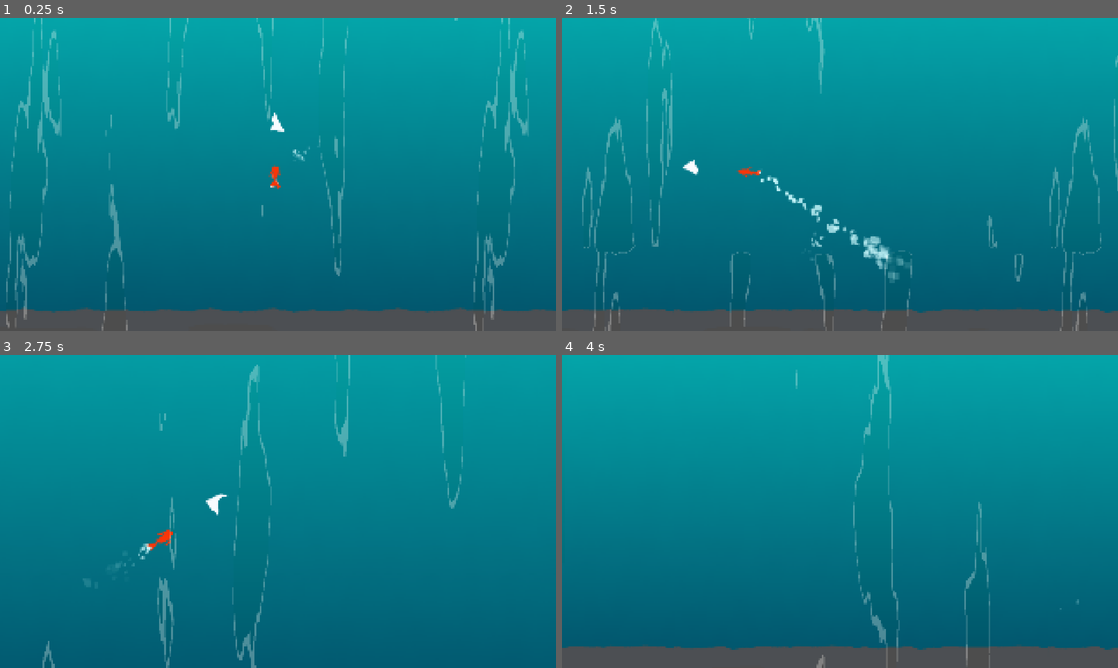
Above: before the commit, frames 1-4 (two rows, left to right).
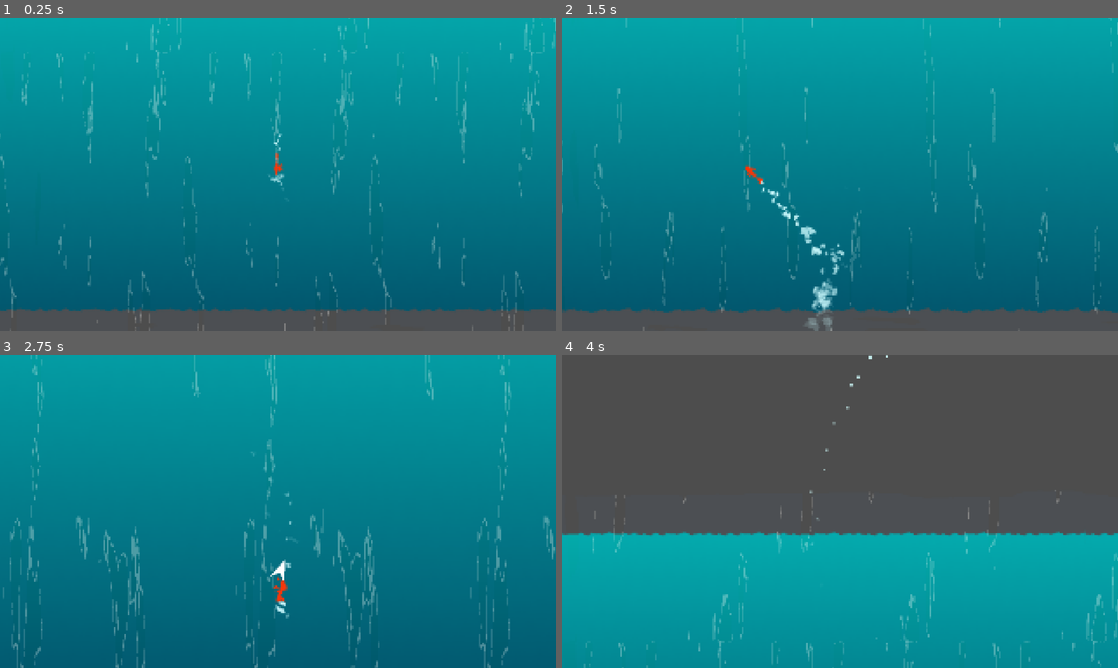
Above: after the commit, the same moments.

Repository: ojaskavathe/cascade
Game: Godot game, scene res://game.tscn
Same seed, same stepped clock (60 frames per second), same inputs: the game is played once before the commit and once after it. The engine's default icon, where the game draws it, is replaced by a stand-in: a white triangle on a blue panel in a dark square.
Inputs (mouse positions are in pixels of both pictures, inside the frame that each line leads up to):
- Up to frame 1 (0.25 s): no input
- Up to frame 2 (1.5 s): move the mouse to (962, 158) at 0.52 s; hold Space (jump) 0.53-1.28 s; hold D (right, bound only after the commit) from 0.53 s (still down); move the mouse to (728, 190) at 1.27 s; tap Space (jump) at 1.35 s
- Up to frame 3 (2.75 s): tap Space (jump) at 1.52, 1.82 s; move the mouse to (333, 442) at 2.02 s; release D (right, bound only after the commit) at 2.03 s; hold A (left, bound only after the commit) from 2.03 s (still down); hold Space (jump) from 2.03 s (still down)
- Up to frame 4 (4 s): move the mouse to (812, 574) at 2.77 s; release A (left, bound only after the commit) at 2.78 s; release Space (jump) at 2.78 s; hold D (right, bound only after the commit) from 2.78 s (still down); tap Space (jump) at 2.85, 3.02, 3.32 s; move the mouse to (1006, 558) at 3.52 s; hold Space (jump) from 3.53 s (still down)

The runs differ from the first frame. In frame 1, 7.3% of the frame differs, in the area x 0-100%, y 0-100%; in frame 2, 6.6%; in frame 3, 6.0%; in frame 4, 100%.

Commit message:
Movement & kill zone

Diff:
--- /dev/null
+++ b/assets/shader/watefall.gdshader
@@ -0,0 +1,84 @@
+/*
+Shader from Godot Shaders - the free shader library.
+godotshaders.com/shader/2d-waterfall
+
+Feel free to improve and change this shader according to your needs
+and consider sharing the modified result on godotshaders.com.
+*/
+
+shader_type canvas_item;
+
+uniform vec2 scale; // Used for sprite script. Don't edit this value in the inspector.
+uniform float zoom; // Used for sprite script. Don't edit this value in the inspector.
+
+uniform sampler2D refraction_map: repeat_enable;
+uniform sampler2D water_mask;
+uniform sampler2D screen : hint_screen_texture;
+
+uniform vec2 gap_stretch = vec2(0.8, 0.05);
+uniform vec2 refraction_stretch = vec2(2.0, 0.8);
+uniform float refraction_strength : hint_range(0.0, 0.1) = 0.02;
+
+uniform vec4 water_tint: source_color = vec4(0.2, 0.6, 1.0, 0.1);
+uniform vec4 water_highlight: source_color = vec4(1.0, 1.0, 1.0, 0.3);
+uniform float speed = 0.5;
+uniform float flow_gaps : hint_range(0.0, 1.0) = 0.33;
+uniform float highlight_width : hint_range(0.0, 0.3) = 0.02;
+
+uniform sampler2D SCREEN_TEXTURE: hint_screen_texture, filter_linear_mipmap;
+
+void fragment()
+{
+	// Get the two noise textures and make them move on the y axis. The gaps move twice as fast as the refraction, but you can tweak this by changing (speed * 0.5)
+	vec2 refraction_offset = texture(refraction_map, vec2(UV.x, UV.y + -TIME * speed * 0.5) * scale * refraction_stretch).xy;
+	vec2 gap_mask = texture(water_mask, vec2(UV.x, UV.y + -TIME * speed) * scale * gap_stretch).xy;
+
+	// Set values between -0.5 and 0.5 (instead of 0 and 1). Otherwise the reflection will move whith increased refraction_strength
+	refraction_offset -= 0.5;
+
+	// Get the screen texture and distort it
+	vec4 refraction = texture(SCREEN_TEXTURE, SCREEN_UV - refraction_offset * refraction_strength * zoom);
+
+
+	// Create holes and apply colors and textures //
+
+	vec4 color = vec4(1.0);
+
+	// Define what values will be the water highlight color (the gap border)
+	float inner_edge = flow_gaps + highlight_width;
+
+	// See if the pixel is within the edges range and use the water colors alpha to blend between showing color or refraction texture.
+	if (gap_mask.x < inner_edge)
+	{
+		color.rgb = mix(refraction.rgb, water_highlight.rgb, water_highlight.a);
+	}
+	else
+	{
+		color.rgb = mix(refraction.rgb, water_tint.rgb, water_tint.a);
+	}
+
+	// If the value is below the gap threshhold make it transparent (a gap)
+	if (gap_mask.x < flow_gaps)
+	{
+		color.a = 0.0;
+	}
+
+
+	// Crate Edge Shape //
+
+	// Set the shape for the top and bottom edges. Use water_mask as shape but with other values to flatten it out horizontally.
+	vec2 water_edge = texture(water_mask, vec2(UV.x, UV.y + -TIME * 0.1) * scale * vec2(0.15, 0.6)).xy;
+	water_edge -= 0.5;
+
+	// Use the same mask as for the gaps for left and right edge.
+	vec2 vertical_edge_mask = gap_mask - 0.5;
+
+	// Apply the new masks to the edges. This will make the wobble effect.
+	color.a = mix(0.0, color.a, step(UV.x + vertical_edge_mask.x * 0.2, 0.92)); // Right edge
+	color.a = mix(color.a, 0.0, step(UV.x - vertical_edge_mask.x * 0.2, 0.08)); // Left edge
+
+	color.a = mix(0.0, color.a, step(UV.y + water_edge.y * 0.1, 0.95));  //Bottom edge
+	color.a = mix(color.a, 0.0, step(UV.y - water_edge.y * 0.05, 0.05)); //Top edge
+
+	COLOR = color;
+}
--- /dev/null
+++ b/entity/object/kill_zone.gd
@@ -0,0 +1,6 @@
+extends Area2D
+
+
+func _on_body_entered(body):
+	if body.is_in_group("player"):
+		Signals.kill.emit()
--- /dev/null
+++ b/entity/object/kill_zone.tscn
@@ -0,0 +1,8 @@
+[gd_scene load_steps=2 format=3 uid="uid://b5vpdkkyoghac"]
+
+[ext_resource type="Script" path="res://entity/object/kill_zone.gd" id="1_ob2lf"]
+
+[node name="KillZone" type="Area2D"]
+script = ExtResource("1_ob2lf")
+
+[connection signal="body_entered" from="." to="." method="_on_body_entered"]
--- /dev/null
+++ b/entity/player/arrow.tscn
@@ -0,0 +1,7 @@
+[gd_scene format=3 uid="uid://d3afre7mvkufd"]
+
+[node name="Arrow" type="Node2D"]
+z_index = 100
+
+[node name="Arrow" type="Polygon2D" parent="."]
+polygon = PackedVector2Array(0, -140, -15, -100, 0, -114, 15, -100)
--- a/entity/player/player.gd
+++ b/entity/player/player.gd
@@ -1,12 +1,13 @@
 extends CharacterBody2D
 
 
-@export var SPEED = 300.0
+@export var SPEED = 10.0
 @export var JUMP_VELOCITY = -800.0
 @export var GRAVITY = -1000.0
 
 var bash_state = false
 var in_jump_point = false
+var jump_point_position = Vector2.ZERO
 
 var move_direction = Vector2.UP
 
@@ -15,31 +16,52 @@
 @onready var dash_particles = $PlayerModel/DashParticles
 @onready var swim_particles = $PlayerModel/SwimParticles
 
+var arrow_preload: PackedScene = preload("res://entity/player/arrow.tscn")
+var arrow
+
+
 func _ready():
+	arrow = arrow_preload.instantiate()
+	get_parent().add_child.call_deferred(arrow)
+	arrow.set_visible(false)
 	$PlayerModel/AnimationPlayer.play("swim")
 	swim_particles.set_emitting(true)
 
 func _physics_process(delta):
-	var direction = get_global_transform().origin - get_global_mouse_position()
-	var angle = direction.angle() - deg_to_rad(90)
-	$Polygon2D2.set_rotation(angle)
-	$PlayerModel.set_rotation(angle)
-	move_direction = direction.normalized()
+	if velocity.is_zero_approx():
+		$PlayerModel.set_rotation(0.0)
+	else:
+		var model_rotation = velocity.angle() + deg_to_rad(90)
+		$PlayerModel.set_rotation(model_rotation)
 
 	if bash_state:
+		var direction = jump_point_position - get_global_mouse_position()
+		var angle = direction.angle() - deg_to_rad(90)
+		arrow.set_rotation(angle)
+
 		if Input.is_action_just_released("jump"):
 			swim_particles.set_emitting(false)
 			dash_particles.set_emitting(true)
 			$DashParticleTimer.start()
+			position = jump_point_position
+			move_direction = direction.normalized()
 			velocity = move_direction * JUMP_VELOCITY
 			bash_state = false
+			arrow.set_visible(false)
 			Signals.player_exited_bash_state.emit()
 	else:
 		if not is_on_floor():
 			velocity += GRAVITY * Vector2.UP * delta
 
+		if Input.is_action_pressed("left"):
+			velocity += Vector2.LEFT * SPEED
+		if Input.is_action_pressed("right"):
+			velocity += Vector2.RIGHT * SPEED
+
 		if in_jump_point and Input.is_action_pressed("jump"):
 			bash_state = true
+			arrow.set_position(jump_point_position)
+			arrow.set_visible(true)
 			Signals.player_entered_bash_state.emit()
 			velocity = Vector2.ZERO
 
@@ -50,6 +72,7 @@
 func _on_jump_point_detect_area_entered(area):
 	if (area.is_in_group("jump_point")):
 		in_jump_point = true
+		jump_point_position = area.get_position()
 
 
 func _on_jump_point_detect_area_exited(area):
--- a/entity/player/player.tscn
+++ b/entity/player/player.tscn
@@ -28,10 +28,6 @@
 [node name="CollisionShape2D" type="CollisionShape2D" parent="."]
 position = Vector2(0, -32)
 shape = SubResource("RectangleShape2D_b100w")
-
-[node name="Polygon2D2" type="Polygon2D" parent="."]
-position = Vector2(0, -32)
-polygon = PackedVector2Array(0, -140, -15, -100, 15, -100)
 
 [node name="JumpPointDetect" type="Area2D" parent="."]
 position = Vector2(0, -32)
--- a/entity/player/player_model.tscn
+++ b/entity/player/player_model.tscn
@@ -126,7 +126,7 @@
 "times": PackedFloat32Array(0.0233333, 0.5, 1, 1.5),
 "transitions": PackedFloat32Array(1, 1, 1, 1),
 "update": 0,
-"values": [0.0, 0.174533, 0.0, -0.174533]
+"values": [0.0, 0.349066, 0.0, -0.349066]
 }
 tracks/1/type = "value"
 tracks/1/imported = false
@@ -138,7 +138,7 @@
 "times": PackedFloat32Array(0, 0.5, 1, 1.5),
 "transitions": PackedFloat32Array(1, 1, 1, 1),
 "update": 0,
-"values": [0.0, -0.10472, 0.0, 0.10472]
+"values": [0.0, -0.261799, 0.0, 0.261799]
 }
 tracks/2/type = "value"
 tracks/2/imported = false
@@ -150,7 +150,7 @@
 "times": PackedFloat32Array(0, 0.5, 1, 1.5),
 "transitions": PackedFloat32Array(1, 1, 1, 1),
 "update": 0,
-"values": [0.0, -0.349066, 0.0, 0.349066]
+"values": [0.0, -0.698132, 0.0, 0.698132]
 }
 tracks/3/type = "value"
 tracks/3/imported = false
@@ -162,7 +162,7 @@
 "times": PackedFloat32Array(0, 0.5, 1, 1.5),
 "transitions": PackedFloat32Array(1, 1, 1, 1),
 "update": 0,
-"values": [0.0, 0.279253, 0.0, -0.279253]
+"values": [0.0, 0.558505, 0.0, -0.558505]
 }
 tracks/4/type = "value"
 tracks/4/imported = false
@@ -174,7 +174,7 @@
 "times": PackedFloat32Array(0, 0.5, 1, 1.5),
 "transitions": PackedFloat32Array(1, 1, 1, 1),
 "update": 0,
-"values": [0.0, 0.279253, 0.0, -0.279253]
+"values": [0.0, 0.558505, 0.0, -0.558505]
 }
 tracks/5/type = "value"
 tracks/5/imported = false
@@ -186,7 +186,7 @@
 "times": PackedFloat32Array(0, 0.5, 1, 1.5),
 "transitions": PackedFloat32Array(1, 1, 1, 1),
 "update": 0,
-"values": [0.0, -0.20944, 0.0, 0.20944]
+"values": [0.0, -0.418879, 0.0, 0.418879]
 }
 tracks/6/type = "value"
 tracks/6/imported = false
@@ -198,7 +198,7 @@
 "times": PackedFloat32Array(0, 0.5, 1, 1.5),
 "transitions": PackedFloat32Array(1, 1, 1, 1),
 "update": 0,
-"values": [0.0, -0.20944, 0.0, 0.20944]
+"values": [0.0, -0.418879, 0.0, 0.418879]
 }
 tracks/7/type = "value"
 tracks/7/imported = false
@@ -210,7 +210,7 @@
 "times": PackedFloat32Array(0, 0.5, 1, 1.5),
 "transitions": PackedFloat32Array(1, 1, 1, 1),
 "update": 0,
-"values": [Vector2(1, 1), Vector2(1, 0.96), Vector2(1, 1), Vector2(1, 0.96)]
+"values": [Vector2(1, 1), Vector2(1, 0.9), Vector2(1, 1), Vector2(1, 0.9)]
 }
 tracks/8/type = "value"
 tracks/8/imported = false
@@ -222,7 +222,7 @@
 "times": PackedFloat32Array(0, 0.5, 1, 1.5),
 "transitions": PackedFloat32Array(1, 1, 1, 1),
 "update": 0,
-"values": [Vector2(0, -2), Vector2(-1, -2), Vector2(0, -2), Vector2(1, -2)]
+"values": [Vector2(0, -2), Vector2(-4, -2), Vector2(0, -2), Vector2(4, -2)]
 }
 
 [sub_resource type="AnimationLibrary" id="AnimationLibrary_ppw7e"]
--- a/entity/waterfall/waterfall.gd
+++ b/entity/waterfall/waterfall.gd
@@ -1,5 +1,5 @@
 @tool
 extends Sprite2D
 
-func _process(delta):
+func _process(_delta):
 	get_material().set_shader_parameter("zoom", get_viewport_transform().y.y)
--- a/entity/waterfall/waterfall.tscn
+++ b/entity/waterfall/waterfall.tscn
@@ -16,15 +16,15 @@
 
 [sub_resource type="ShaderMaterial" id="ShaderMaterial_jwthj"]
 shader = ExtResource("1_5ls27")
-shader_parameter/scale = Vector2(2, 2)
-shader_parameter/zoom = 1.25992
+shader_parameter/scale = Vector2(5, 5)
+shader_parameter/zoom = 0.25
 shader_parameter/gap_stretch = Vector2(0.8, 0.05)
 shader_parameter/refraction_stretch = Vector2(2, 0.8)
-shader_parameter/refraction_strength = 0.02
+shader_parameter/refraction_strength = 0.015
 shader_parameter/water_tint = Color(0.2, 0.6, 1, 0.0352941)
 shader_parameter/water_highlight = Color(1, 1, 1, 0.3)
-shader_parameter/speed = 0.5
-shader_parameter/flow_gaps = 0.24
+shader_parameter/speed = 1.1
+shader_parameter/flow_gaps = 0.22
 shader_parameter/highlight_width = 0.02
 shader_parameter/refraction_map = SubResource("NoiseTexture2D_hqa1d")
 shader_parameter/water_mask = SubResource("NoiseTexture2D_31dha")
--- /dev/null
+++ b/game.gd
@@ -0,0 +1,9 @@
+extends Node2D
+
+
+func _ready():
+	Signals.kill.connect(_on_kill)
+
+
+func _on_kill():
+	get_tree().reload_current_scene()
--- a/game.tscn
+++ b/game.tscn
@@ -1,12 +1,20 @@
-[gd_scene load_steps=10 format=3 uid="uid://beenaw7n1s61s"]
+[gd_scene load_steps=14 format=3 uid="uid://beenaw7n1s61s"]
 
+[ext_resource type="Script" path="res://game.gd" id="1_07ca5"]
 [ext_resource type="PackedScene" uid="uid://d0vrcis6rns5i" path="res://entity/player/player.tscn" id="1_xm3l1"]
 [ext_resource type="PackedScene" uid="uid://dqa5gpiw17hjv" path="res://entity/player/camera.tscn" id="2_gli7r"]
 [ext_resource type="PackedScene" uid="uid://v743cd1td7ir" path="res://entity/object/jump_point.tscn" id="3_cx1ux"]
 [ext_resource type="PackedScene" uid="uid://db6esycu3r0ut" path="res://entity/waterfall/waterfall.tscn" id="4_itygh"]
 [ext_resource type="Shader" path="res://assets/shader/pixelate.gdshader" id="5_pfusk"]
+[ext_resource type="PackedScene" uid="uid://b5vpdkkyoghac" path="res://entity/object/kill_zone.tscn" id="7_beule"]
+
+[sub_resource type="WorldBoundaryShape2D" id="WorldBoundaryShape2D_oy5lq"]
+normal = Vector2(1, 0)
+distance = -320.0
 
 [sub_resource type="WorldBoundaryShape2D" id="WorldBoundaryShape2D_iw3p7"]
+normal = Vector2(-1, 0)
+distance = -320.0
 
 [sub_resource type="ShaderMaterial" id="ShaderMaterial_0v5xe"]
 shader = ExtResource("5_pfusk")
@@ -23,7 +31,11 @@
 height = 720
 fill_to = Vector2(0, 1)
 
+[sub_resource type="RectangleShape2D" id="RectangleShape2D_moxia"]
+size = Vector2(1280, 313.5)
+
 [node name="Game" type="Node2D"]
+script = ExtResource("1_07ca5")
 
 [node name="Player" parent="." instance=ExtResource("1_xm3l1")]
 position = Vector2(640, 400)
@@ -31,10 +43,14 @@
 [node name="Camera" parent="." instance=ExtResource("2_gli7r")]
 position = Vector2(640, 400)
 
-[node name="StaticBody2D" type="StaticBody2D" parent="."]
+[node name="Bounds" type="StaticBody2D" parent="."]
 position = Vector2(640, 0)
 
-[node name="CollisionShape2D" type="CollisionShape2D" parent="StaticBody2D"]
+[node name="Left" type="CollisionShape2D" parent="Bounds"]
+position = Vector2(0, 648)
+shape = SubResource("WorldBoundaryShape2D_oy5lq")
+
+[node name="Right" type="CollisionShape2D" parent="Bounds"]
 position = Vector2(0, 648)
 shape = SubResource("WorldBoundaryShape2D_iw3p7")
 
@@ -69,3 +85,9 @@
 z_index = -5
 position = Vector2(640, 354)
 texture = SubResource("GradientTexture2D_y2fm4")
+
+[node name="KillZone" parent="." instance=ExtResource("7_beule")]
+
+[node name="CollisionShape2D" type="CollisionShape2D" parent="KillZone"]
+position = Vector2(640, 877.25)
+shape = SubResource("RectangleShape2D_moxia")
--- a/game/signals.gd
+++ b/game/signals.gd
@@ -1,5 +1,6 @@
 extends Node
 
+signal kill()
 signal player_moved(pos)
 signal player_entered_bash_state()
 signal player_exited_bash_state()
--- a/project.godot
+++ b/project.godot
@@ -31,3 +31,13 @@
 "events": [Object(InputEventKey,"resource_local_to_scene":false,"resource_name":"","device":-1,"window_id":0,"alt_press …(191 unchanged characters)…
 ]
 }
+left={
+"deadzone": 0.5,
+"events": [Object(InputEventKey,"resource_local_to_scene":false,"resource_name":"","device":-1,"window_id":0,"alt_pressed":false,"shift_pressed":false,"ctrl_pressed":false,"meta_pressed":false,"pressed":false,"keycode":0,"physical_keycode":65,"key_label":0,"unicode":97,"location":0,"echo":false,"script":null)
+]
+}
+right={
+"deadzone": 0.5,
+"events": [Object(InputEventKey,"resource_local_to_scene":false,"resource_name":"","device":-1,"window_id":0,"alt_pressed":false,"shift_pressed":false,"ctrl_pressed":false,"meta_pressed":false,"pressed":false,"keycode":0,"physical_keycode":68,"key_label":0,"unicode":100,"location":0,"echo":false,"script":null)
+]
+}
